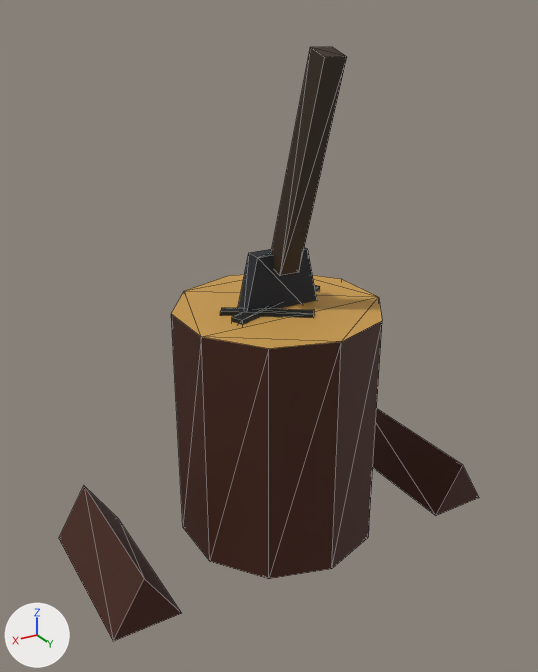
One commit to the Blender file assets/choppingblock/SM_ChoppingBlock.blend: the scene before it, then after it.
One viewpoint serves both versions: a 50 mm camera at (0.653, 1.058, 0.923) aimed at (0.026, 0.013, 0.401). Lighting does not change. The marker at lower left points along +X, +Y and +Z. The first picture is the older version. Mesh edges are drawn as thin lines.

Objects in the first picture: 'SM_ChoppingBlock'.
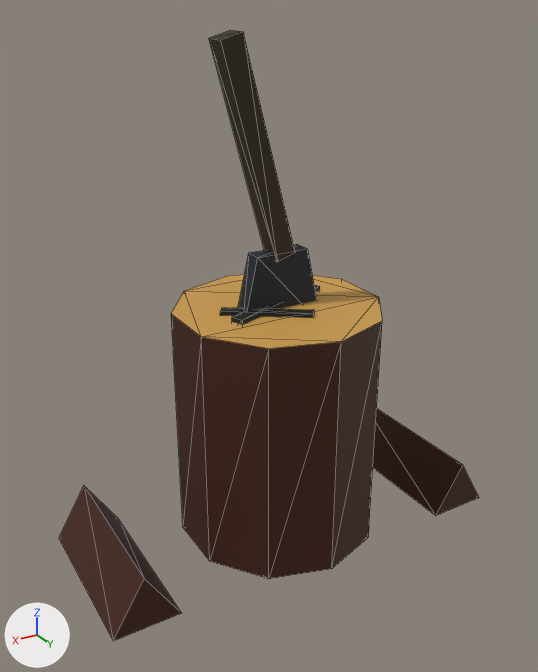
Where the change shows, as pixel boxes [x1, y1, x2, y2] in the pictures (538 x 672 px; the box of a moved part takes in the faces that stretch with it):
'SM_ChoppingBlock', reshaped
    before: [59, 47, 479, 642]
    after: [59, 30, 479, 642]
part 1 of me_sm_choppingblock, moved or reshaped
    before: [271, 47, 347, 276]
    after: [209, 30, 295, 262]

The change in detail:
me_sm_choppingblock is used by ob_sm_choppingblock; location (0.0, 0.0, 0.0).
me_sm_choppingblock had 64 vertices, 100 faces and spanned x -0.39..0.4, y -0.19..0.19, z 0.0..0.882.
me_sm_choppingblock now has 64 vertices, 100 faces and spans x -0.39..0.4, y -0.19..0.19, z 0.0..0.903.
me_sm_choppingblock part 1: the loose piece of 8 vertices spanning x -0.019..0.019, y 0.0..0.15, z 0.518..0.882 is multiplied about its middle by the matrix ((0.958, 0.089, 0.272), (-0.012, 0.962, -0.271), (-0.285, 0.256, 0.923)), then moved by (0.048, -0.069, 0.02).
